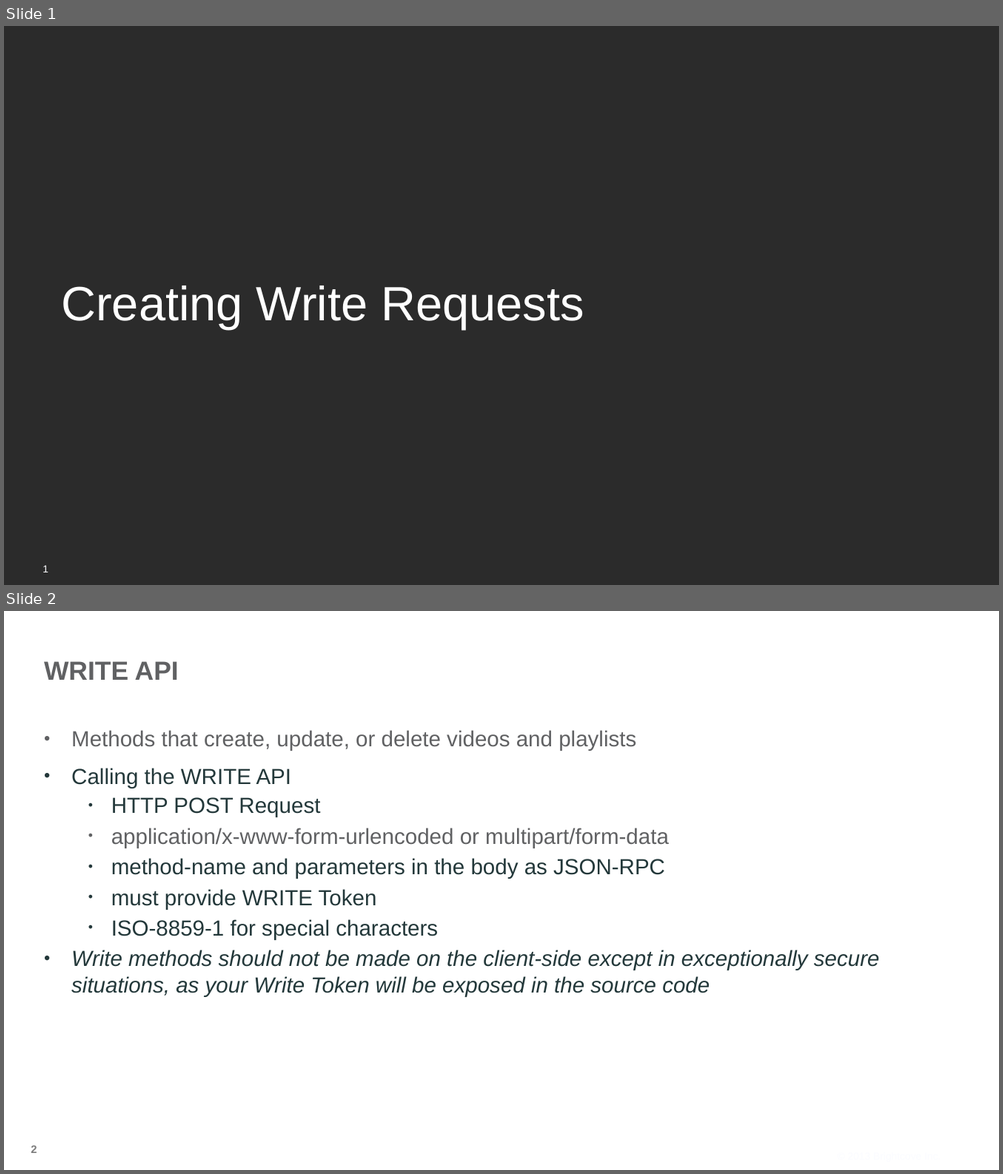
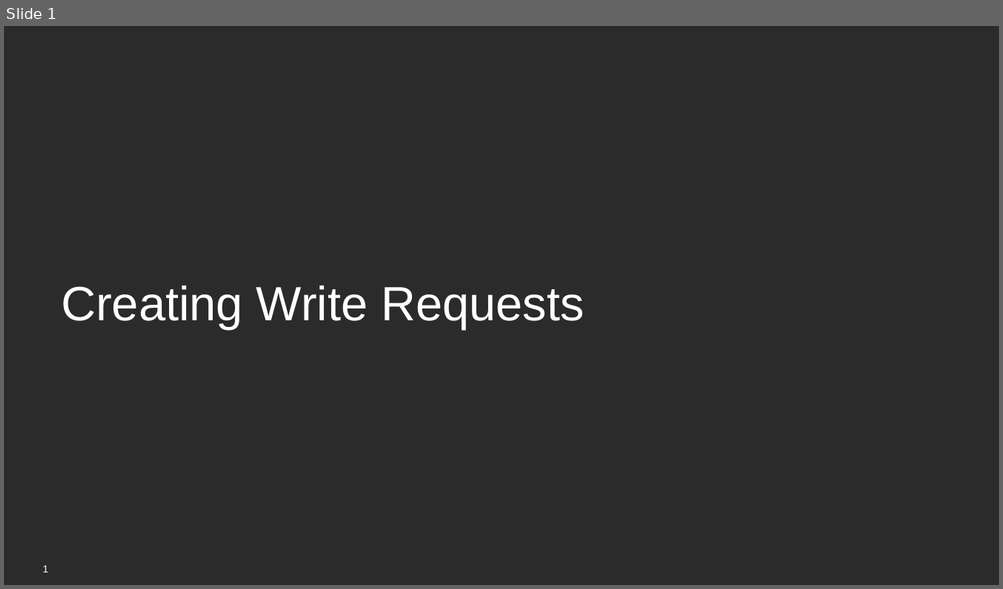
Before and after one commit to BrightcoveLearning/VideoCloudMediaAPI, a slide deck: VideoSessionsMaterials/creating-write-requests.pptx. Shown one above the other, each under a label of ours: slides 1 and 2 before the commit, slide 1 after it. The pictures are 1003x1174 and 1003x589 pixels, drawn with LibreOffice and Linux fonts; fonts in the diff are those of the drawing; background and template pictures are left out; a plain dark background stands for a picture behind light text. Boxes give left, top, right and bottom in pixels: in the first picture for what was removed or moved away, otherwise in the second. Text is boxed around its words. In the diff, an @@ line names an element or a change of style, - is before the commit and + after.

```diff
--- a/VideoSessionsMaterials/creating-write-requests.pptx
+++ b/VideoSessionsMaterials/creating-write-requests.pptx
@@ slide 2 removed at box(4, 611, 999, 1170), background picture (left out) @@
@@ title removed at box(44, 661, 179, 680) @@
-WRITE API
@@ text removed at box(71, 730, 879, 997) @@
-• Methods that create, update, or delete videos and playlists
-• Calling the WRITE API
-  • HTTP POST Request
-  • application/x-www-form-urlencoded or multipart/form-data
-  • method-name and parameters in the body as JSON-RPC
-  • must provide WRITE Token
-  • ISO-8859-1 for special characters
-• Write methods should not be made on the client-side except in exceptionally secure situations, as your Write Token will be exposed in the source code
@@ page number removed at box(31, 1146, 37, 1153) @@
-2
@@ text removed at box(831, 1147, 946, 1165) @@
-© 2013 Brightcove Inc.
```
Also in this commit, not shown: 4 slides changed, 5 other slides removed, 1 other file.
